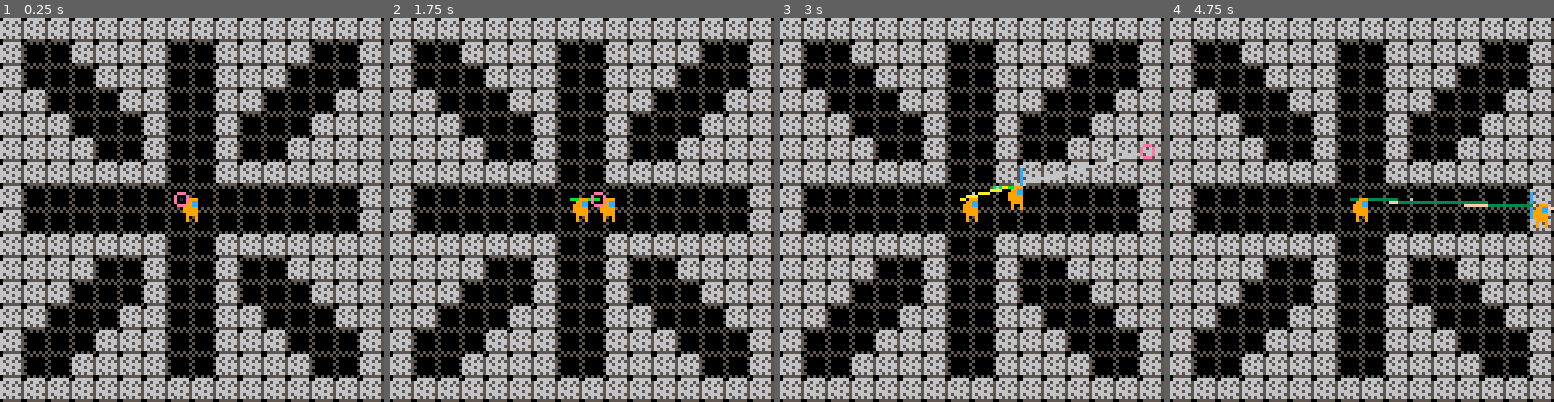
Above: before the commit, frames 1-4 (left to right).
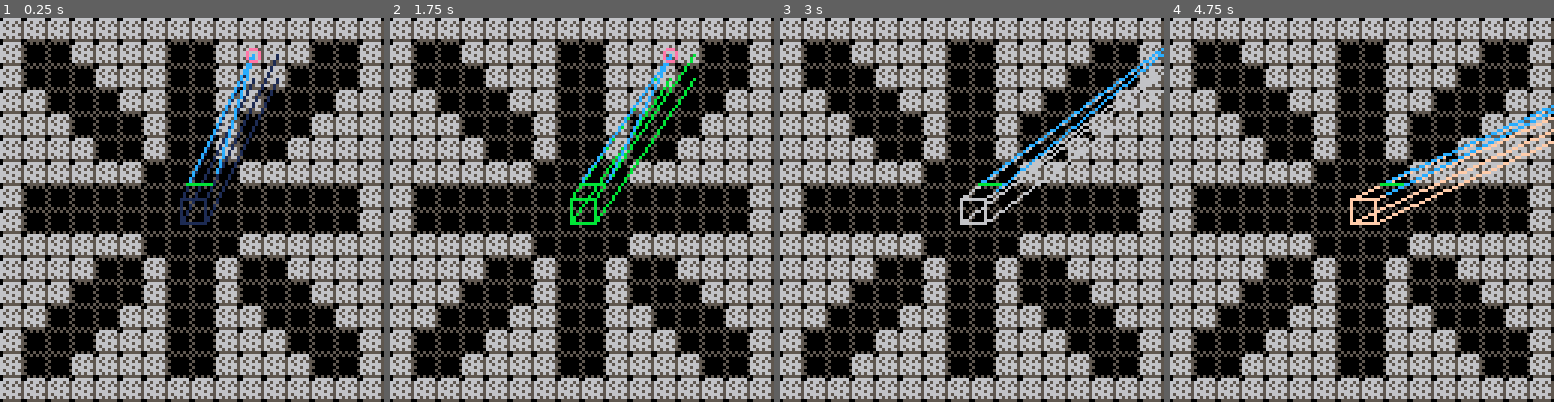
Above: after the commit, the same moments.

Repository: Cryowatt/Picowatt
Game: PICO-8 cartridge game.p8
The game is run twice, just before and just after one commit, with the same random seed, the same clock (stepped at 60 frames per second) and the same inputs.
Inputs:
- Up to frame 1 (0.25 s): no input
- Up to frame 2 (1.75 s): tap X (X key) at 0.33, 1.07 s; tap O (Z key) at 0.7, 1.7 s; hold Right from 1.6 s (still down)
- Up to frame 3 (3 s): tap X (X key) at 1.85, 2.97 s; release Right at 2.1 s; tap O (Z key) at 2.1, 2.5, 2.9 s; hold Up 2.15-2.42 s; hold Right from 2.47 s (still down)
- Up to frame 4 (4.75 s): release Right at 3.03 s; hold Left 3.08-3.58 s; tap O (Z key) every 0.4 s from 3.3 to 4.5 s; hold Down 3.63-3.97 s; hold Right 4.02-4.68 s; tap X (X key) at 4.08 s; hold Up from 4.73 s (still down)

The runs differ from the first frame. In frame 1, 3.2% of the frame differs, in the area x 37-73%, y 7-63%; in frame 2, 3.3%; in frame 3, 3.7%; in frame 4, 4.1%, in the area x 37-100%, y 22-63%.

Commit message:
Laptop snapshot

Diff:
--- a/game.p8
+++ b/game.p8
@@ -180,10 +180,10 @@
 0101030303010103030101030303010100000000000000000000000000000000000000000000000000000000000000000000000000000000000000000000000000000000000000000000000000000000000000000000000000000000000000000000000000000000000000000000000000000000000000000000000000000000
 0101010303030103030103030301010100000000000000000000000000000000000000000000000000000000000000000000000000000000000000000000000000000000000000000000000000000000000000000000000000000000000000000000000000000000000000000000000000000000000000000000000000000000
 0101010103030103030103030101010100000000000000000000000000000000000000000000000000000000000000000000000000000000000000000000000000000000000000000000000000000000000000000000000000000000000000000000000000000000000000000000000000000000000000000000000000000000
-0101010101010103030101010101010100000000000000000000000000000000000000000000000000000000000000000000000000000000000000000000000000000000000000000000000000000000000000000000000000000000000000000000000000000000000000000000000000000000000000000000000000000000
+0101010101010303030301010101010100000000000000000000000000000000000000000000000000000000000000000000000000000000000000000000000000000000000000000000000000000000000000000000000000000000000000000000000000000000000000000000000000000000000000000000000000000000
 0103030303030303030303030303030100000000000000000000000000000000000000000000000000000000000000000000000000000000000000000000000000000000000000000000000000000000000000000000000000000000000000000000000000000000000000000000000000000000000000000000000000000000
 0103030303030303030303030303030100000000000000000000000000000000000000000000000000000000000000000000000000000000000000000000000000000000000000000000000000000000000000000000000000000000000000000000000000000000000000000000000000000000000000000000000000000000
-0101010101010103030101010101010100000000000000000000000000000000000000000000000000000000000000000000000000000000000000000000000000000000000000000000000000000000000000000000000000000000000000000000000000000000000000000000000000000000000000000000000000000000
+0101010101010303030301010101010100000000000000000000000000000000000000000000000000000000000000000000000000000000000000000000000000000000000000000000000000000000000000000000000000000000000000000000000000000000000000000000000000000000000000000000000000000000
 0101010103030103030103030101010100000000000000000000000000000000000000000000000000000000000000000000000000000000000000000000000000000000000000000000000000000000000000000000000000000000000000000000000000000000000000000000000000000000000000000000000000000000
 0101010303030103030103030301010100000000000000000000000000000000000000000000000000000000000000000000000000000000000000000000000000000000000000000000000000000000000000000000000000000000000000000000000000000000000000000000000000000000000000000000000000000000
 0101030303010103030101030303010100000000000000000000000000000000000000000000000000000000000000000000000000000000000000000000000000000000000000000000000000000000000000000000000000000000000000000000000000000000000000000000000000000000000000000000000000000000
--- a/player.lua
+++ b/player.lua
@@ -42,14 +42,14 @@
 		{
 			x = 60,
 			y = 60,
-			dx = 0,
-			dy = 0,
+			dx = 24,
+			dy = -48,
 			a_go = 1.0,
 			a_stop = 0.5,
 			xv_max = 5,
 			yv_max = 5,
 			height = 8,
-			width = 5,
+			width = 8,
 			run_multiple = 1.5,
 			freefall = false,
 			h_flip = false
@@ -78,37 +78,121 @@
 	return shl(flr(shr(value, bits)), bits)
 end
 
+function movequad(v, size)
+	printh(size.x)
+	rect(v.point.x, v.point.y, v.point.x + size.x, v.point.y + size.y, time() * 60)
+	local h_hit
+	local v_hit
+	local angle = v:angle()
+	--Check Horizontal Lines
+	if angle ~= 0.0 and angle ~= 0.5 then
+		local atan = -1 / (sin(angle) / cos(angle))
+
+		if angle < 0.5 then
+			-- up
+			local ry = truncate(v.point.y, 3) - 1
+			local yo = -8
+			local ray = vector.new(
+				point.new((v.point.y - ry) * atan + v.point.x, ry),
+				point.new(-yo * atan, yo)
+			)
+
+			-- rect(ray.point.x, ray.point.y, ray.point.x + size.x, ray.point.y + size.y, 6)
+			local fk = v.magnitude - (ray.point - v.point)
+			line(ray.point.x, ray.point.y, ray.point.x + fk.x, ray.point.y + fk.y, 12)
+			h_hit = castbeam(ray, point.new(size.x, 0), (ray.point - v.point):length(), v.magnitude:length())
+		elseif angle > 0.5 then
+			-- down
+			local ry = truncate(v.point.y + size.y, 3) + 8
+			local yo = 8
+			local ray = vector.new(
+				point.new((v.point.y + size.y - ry) * atan + v.point.x, ry),
+				point.new(-yo * atan, yo)
+			)
+
+			-- rect(ray.point.x, ray.point.y, ray.point.x + size.x, ray.point.y + size.y, 6)
+			local fk = v.magnitude - (ray.point - v.point)
+			line(ray.point.x, ray.point.y, ray.point.x + fk.x, ray.point.y + fk.y, 12)
+			-- h_hit = castbeam(ray, point.new(size.x, 0), (v.magnitude - (ray.point - v.point)):length())
+		end
+	end
+
+	--Check Vertical Lines
+	if angle ~= 0.25 and angle ~= 0.75 then
+		local ntan = -sin(angle) / cos(angle)
+
+		if 0.25 < angle and angle < 0.75 then
+			-- left
+			printh("v-left")
+			local rx = truncate(v.point.x, 3) - 1
+			local xo = -8
+			local ray = vector.new(
+				point.new(rx, (v.point.x - rx) * ntan + v.point.y),
+				point.new(xo, -xo * ntan)
+			)
+
+			-- rect(v.point.x + size.x, ray.point.y, ray.point.x, ray.point.y + size.y, 6)
+			local fk = v.magnitude - (ray.point - v.point)
+			line(ray.point.x, ray.point.y, ray.point.x + fk.x, ray.point.y + fk.y, 12)
+			-- v_hit = castbeam(ray, point.new(0, size.y), (v.magnitude - (ray.point - v.point)):length())
+		elseif angle < 0.25 or angle > 0.75 then
+			-- right
+			printh("v-right")
+			local rx = truncate(v.point.x + size.x, 3) + 8
+			local xo = 8
+			local ray = vector.new(
+				point.new(rx, (v.point.x + size.x - rx) * ntan + v.point.y),
+				point.new(xo, -xo * ntan)
+			)
+
+			-- rect(v.point.x + size.x, ray.point.y, ray.point.x, ray.point.y + size.y, 6)
+			local fk = v.magnitude - (ray.point - v.point)
+			line(ray.point.x, ray.point.y, ray.point.x + fk.x, ray.point.y + fk.y, 12)
+			-- v_hit = castbeam(ray, point.new(0, size.y), (v.magnitude - (ray.point - v.point)):length())
+		end
+	end
+end
+
+function notsolid(p)
+	return not fget(mget(flr(shr(p.x, 3)), flr(shr(p.y, 3))), tile_flag.solid)
+end
+
+function castbeam(v, size, d, max_d)
+	line(v.point.x, v.point.y, v.point.x + size.x, v.point.y + size.y, 6)
+	-- local d = 0
+	for i = d, max_d, v.magnitude:length() do
+		-- while d < max_d do
+		local next = v.point + v.magnitude
+		-- d += v.magnitude:length()
+
+		if notsolid(next) and notsolid(next + size) then
+			v.point = next
+			line(v.point.x, v.point.y, v.point.x + size.x, v.point.y + size.y, 6)
+		end
+	end
+
+	line(v.point.x, v.point.y, v.point.x + size.x, v.point.y + size.y, 11)
+	return v.point
+end
+
 function raycast(v)
-	printh("CAST" .. tostr(v))
 	local x = v.point.x
 	local y = v.point.y
-	local dx = v.magnitude.x
-	local dy = v.magnitude.y
 	local hhit
 	local vhit
 	local hlength
 	local vlength
-	local hx = x + dx
-	local hy = y + dy
-	local vx = x + dx
-	local vy = y + dy
 	local angle = v:angle()
 
 	local function cast(ray, map_offset, max_magnitude)
-		printh("cast::" .. tostr(ray))
-		local x = ray.point.x
-		local y = ray.point.y
-		local max_length = max_magnitude:length()
-		local length = ray.magnitude:length()
+		local p = point.new(ray.point.x, ray.point.y)
 		local dof = 0
-		while dof < max_length do
-			pset(x, y, 6)
-			if fget(mget(shr(x + map_offset.x, 3), shr(y + map_offset.y, 3)), tile_flag.solid) then
-				return point.new(x, y)
+		while dof < max_magnitude:length() do
+			if fget(mget(flr(shr(p.x + map_offset.x, 3)), flr(shr(p.y + map_offset.y, 3))), tile_flag.solid) then
+				return p
 			else
-				x += ray.magnitude.x
-				y += ray.magnitude.y
-				dof += length
+				p += ray.magnitude
+				dof += ray.magnitude:length()
 			end
 		end
 	end
@@ -124,11 +208,10 @@
 				point.new((y - ry) * atan + x, ry),
 				point.new(-yo * atan, yo)
 			)
-			local hit = cast(ray, point.new(0, direction), v.magnitude)
+			local hit = cast(ray, point.new(0, 0), v.magnitude)
 			if hit ~= nil then
-				hit.y = hit.y
 				local length = (v.point - hit):length()
-				printh("Horizontal HIT!" .. tostr(hit) .. "|" .. length .. " post-correct " .. hit:length())
+				hit.y -= direction
 				line(hit.x - 4, hit.y, hit.x + 4, hit.y, 11)
 				return hit, length
 			end
@@ -136,7 +219,7 @@
 
 		if angle < 0.5 then
 			-- up
-			hhit, hlength = horzontal_check(0, -1) -- or v.point + v.magnitude, v.magnitude:length()
+			hhit, hlength = horzontal_check(-0.5, -1) -- or v.point + v.magnitude, v.magnitude:length()
 		elseif angle > 0.5 then
 			-- down
 			hhit, hlength = horzontal_check(8, 1) -- or v.point + v.magnitude, v.magnitude:length()
@@ -159,12 +242,11 @@
 				point.new(xo, -xo * ntan)
 			)
 			-- hhit.y -= sgn(yo)
-			local hit = cast(ray, point.new(direction, 0), v.magnitude)
+			local hit = cast(ray, point.new(0, 0), v.magnitude)
 			if hit ~= nil then
 				-- hit.x = flr(hit.x - direction)
-				hit.x = hit.x
 				local length = (v.point - hit):length()
-				printh("Vertical HIT!" .. tostr(hit) .. "|" .. length .. " post-correct " .. hit:length())
+				hit.x -= direction
 				line(hit.x, hit.y - 4, hit.x, hit.y + 4, 12)
 				return hit, length
 			end
@@ -172,7 +254,7 @@
 
 		if 0.25 < angle and angle < 0.75 then
 			-- left
-			vhit, vlength = vertical_check(0, -1) -- or v.point + v.magnitude, v.magnitude:length()
+			vhit, vlength = vertical_check(-0.5, -1) -- or v.point + v.magnitude, v.magnitude:length()
 		elseif angle < 0.25 or angle > 0.75 then
 			-- right
 			vhit, vlength = vertical_check(8, 1) -- or v.point + v.magnitude, v.magnitude:length()
@@ -188,7 +270,6 @@
 	-- local hdv = hhit - v.point
 	-- local vdv = vhit - v.point
 
-	printh("len check:" .. tostr(hlength) .. "|" .. tostr(vlength) .. "vmag:" .. v.magnitude:length())
 	if (hlength or 0x7fff.ffff) < (vlength or 0x7fff.ffff) then
 		dv = hhit - v.point
 		return vector.new(hhit, point.new(v.magnitude.x - dv.x, 0))
@@ -199,6 +280,8 @@
 end
 
 function player:update()
+	-- self.width = (sin(time()) + 1) * 4
+	-- self.height = (sin(time() + 0.25) + 1) * 4
 	local function dir_input(bid, v, a, f)
 		if btn(bid) then
 			return v + a
@@ -220,34 +303,55 @@
 	-- x, y, dx, dy = raycast(self.x, self.y, self.dx, self.dy)
 	-- x, y, dx, dy = raycast(self.x, self.y, self.dx, self.dy)
 	-- for i = 1, 50 do
-	local corners = { point.new(0, 0) }
-	--, point.new(self.width, 0), point.new(0, self.height), point.new(self.width, self.height) }
 	-- local corners = { self:tl(), self:tr(), self:bl(), self:br() }
 	local p = point.new(self.x, self.y)
 	local v = point.new(self.dx, self.dy)
-	line(p.x, p.y, p.x + v.x, p.y + v.y, time() * 60)
-	local min_l = v:length()
-	local ep = point.new(self.x + self.dx, self.y + self.dy)
-	-- local r = vector.new(corners[0], v)
-	for i = 1, #corners do
-		local x = p.x + corners[i].x
-		local y = p.y + corners[i].y
-		local hit = raycast(vector.new(p + corners[i], v))
-		if hit != nil then
-			-- local dp = p -hit.point - corners[i]
-			local hit_length = (hit.point - p - corners[i]):length()
-			if min_l > hit_length then
-				min_l = hit_length
-				ep = hit.point - corners[i]
-				line(x, y, hit.point.x, hit.point.y, i * 4 + time() * 60)
-				-- r = vector.new(corners[i], v)
-				printh("NEW BEST" .. tostr(ep))
+
+	line(p.x, p.y, (p + v).x, (p + v).y, time() * 60)
+	line(p.x, p.y + self.height, (p + v).x, (p + v).y + self.height, time() * 60)
+	line(p.x + self.width, p.y, (p + v).x + self.width, (p + v).y, time() * 60)
+	line(p.x + self.width, p.y + self.height, (p + v).x + self.width, (p + v).y + self.height, time() * 60)
+
+	movequad(vector.new(p, v), point.new(self.width, self.height))
+
+	-- Debug abort
+	if true then return end
+
+	local corners = { point.new(0, 0), point.new(self.width, 0), point.new(0, self.height), point.new(self.width, self.height) }
+	while v:length() > 3 do
+		-- line(p.x, p.y, p.x + v.x, p.y + v.y, time() * 60)
+		local min_l = v:length()
+		local best_hit = vector.new(p + v, point.new(0, 0))
+		-- local r = vector.new(corners[0], v)
+		for i = 1, #corners do
+			local x = p.x + corners[i].x
+			local y = p.y + corners[i].y
+			local hit = raycast(vector.new(p + corners[i], v))
+			if hit != nil then
+				-- local dp = p -hit.point - corners[i]
+				local hit_length = (hit.point - p - corners[i]):length()
+				if min_l > hit_length then
+					min_l = hit_length
+					best_hit = hit
+					best_hit.point -= corners[i]
+					-- line(p.x + corners[i].x, p.y + corners[i].y, best_hit.point.x + corners[i].x, best_hit.point.y + corners[i].y, i * 4 + time() * 60)
+					-- r = vector.new(corners[i], v)
+					printh("NEW BEST" .. tostr(best_hit))
+				end
 			end
 		end
-	end
+
+		spr(2, best_hit.point.x, best_hit.point.y, 1, 1, self.h_flip)
+		p = best_hit.point
+		v = best_hit.magnitude
+		printh("ENDPOINT" .. tostr(p))
+		printh("ENDVEL" .. tostr(v))
+	end
+
+	-- v = v -
+	-- p = ep
 
 	-- Where did I end up?
-	spr(2, ep.x, ep.y, 1, 1, self.h_flip)
 
 	-- Debug abort
 	if true then return end
@@ -272,16 +376,11 @@
 	-- end
 
 	if hit ~= nil then
-		-- hit = hit.point
 		printh("HiT?" .. tostr(hit))
-		-- line(self.x, self.y, hit.point.x, hit.point.y, 12)
-		-- pset(hit.x, hit.y, 11)
-		-- circ(hit.x, hit.y, 3, 3)
 	end
 end
 
 function player:draw()
-	spr(2, self.x, self.y, 1, 1, self.h_flip)
+	-- spr(2, self.x, self.y, 1, 1, self.h_flip)
 	circ(self.x + self.dx, self.y + self.dy, 2, 14)
-	-- spr(2, self.x + self.dx, self.y + self.dy, 1, 1, self.h_flip)
-end
+end
